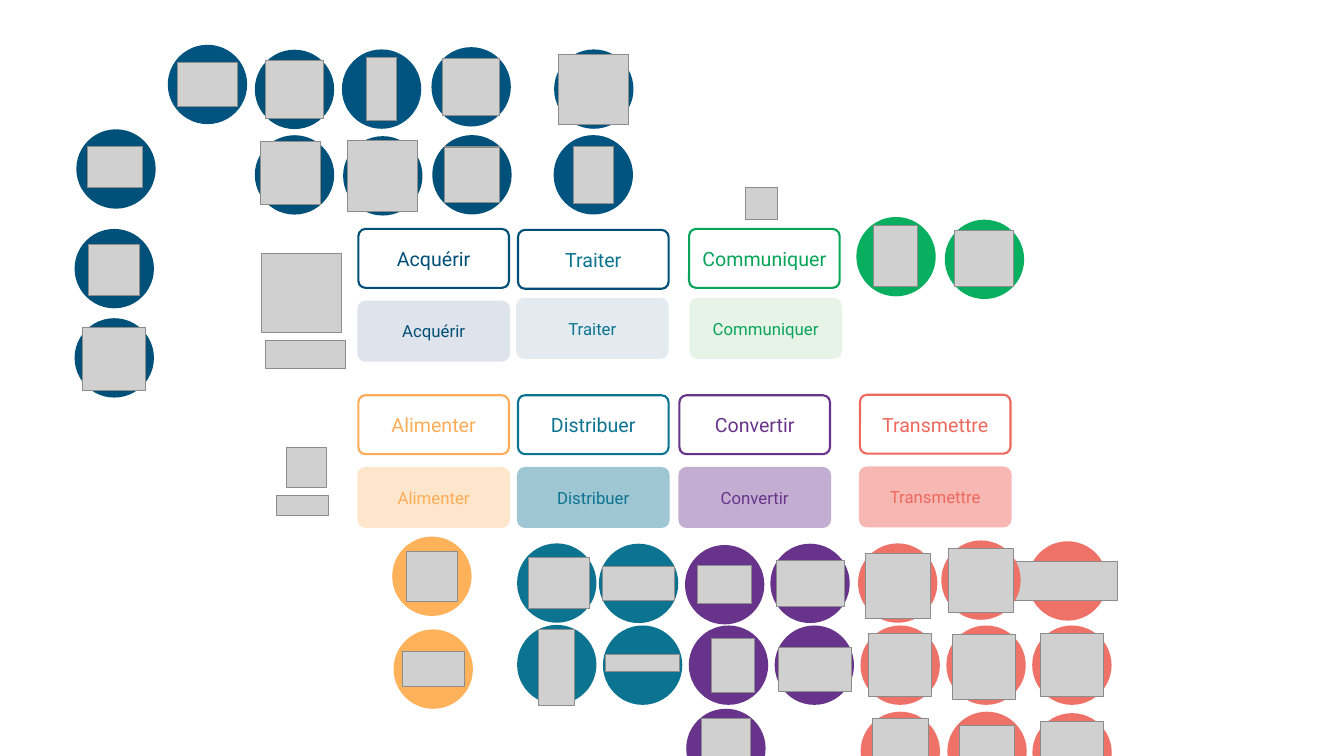
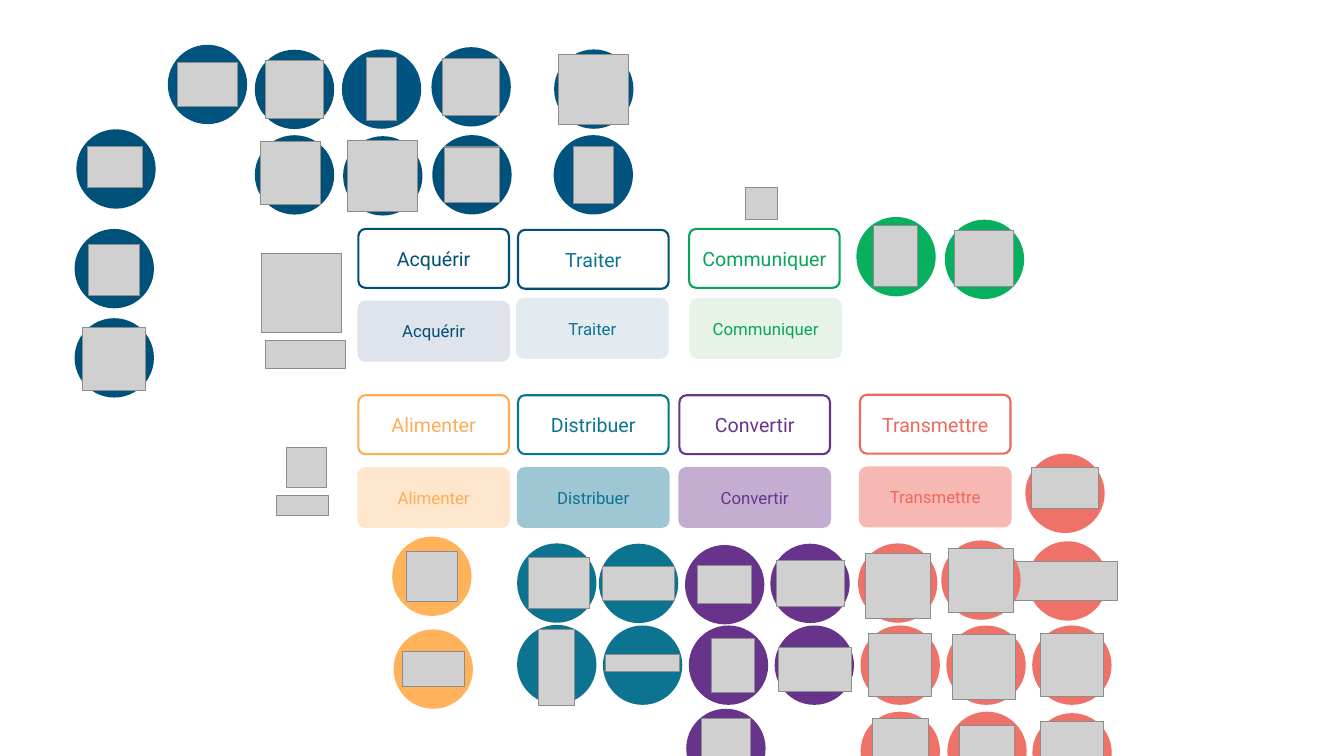
Before and after one commit to xpessoles/TP_Documents_PSI, a slide deck: slide 3 of ChaineFonctionnelle_V2.pptx. Drawn at 1344x756 pixels with LibreOffice and Linux fonts; fonts in the diff are those of the drawing; grey boxes stand for pictures; background and template pictures are left out. Boxes give left, top, right and bottom in pixels: in the first picture for what was removed or moved away, otherwise in the second. Text is boxed around its words. In the diff, an @@ line names an element or a change of style, - is before the commit and + after.

```diff
--- a/ChaineFonctionnelle_V2.pptx
+++ b/ChaineFonctionnelle_V2.pptx
@@ ellipse added at bbox=[1025, 454, 1105, 533], fill #EF7268 @@
@@ picture added at bbox=[1031, 468, 1098, 508] @@
```
Also in this commit, not shown: 1 other slide changed.
